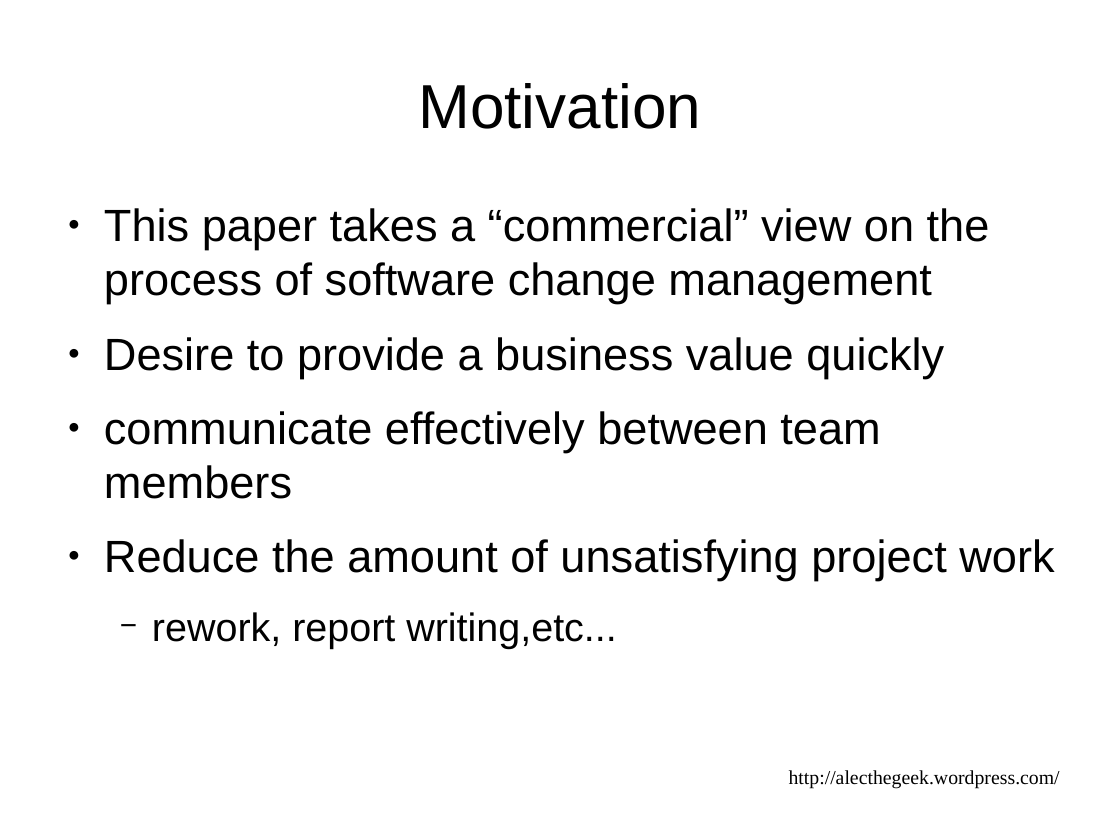
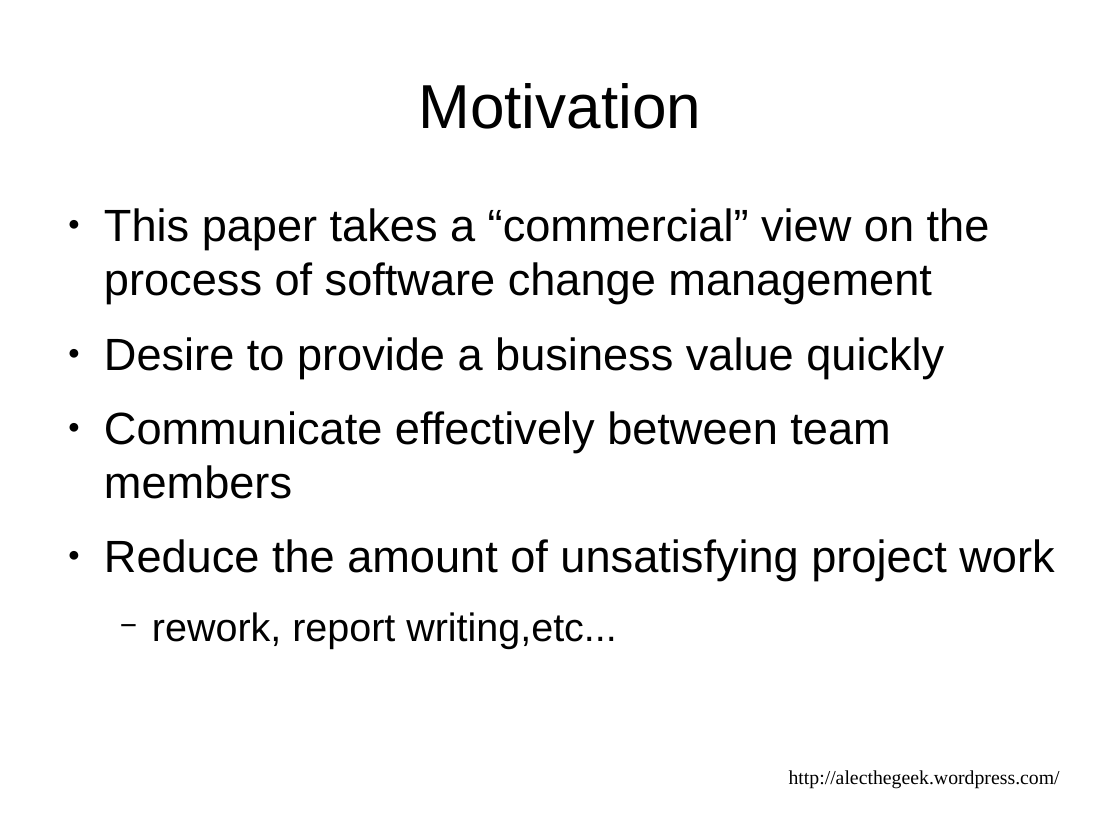
Before and after one commit to alecthegeek/gitbuilding, a slide deck: slide 5 of DevOpsDownUnderPresentation.odp. Drawn at 1120x840 pixels with LibreOffice and Linux fonts; fonts in the diff are those of the drawing. Boxes give left, top, right and bottom in pixels: in the first picture for what was removed or moved away, otherwise in the second. Text is boxed around its words. In the diff, an @@ line names an element or a change of style, - is before the commit and + after.

```diff
--- a/DevOpsDownUnderPresentation.odp
+++ b/DevOpsDownUnderPresentation.odp
@@ text at box(104, 411, 890, 499): text changed @@
-● communicate effectively between team members
+● Communicate effectively between team members
```
Also in this commit, not shown: 15 other slides changed, 2 slides removed.
